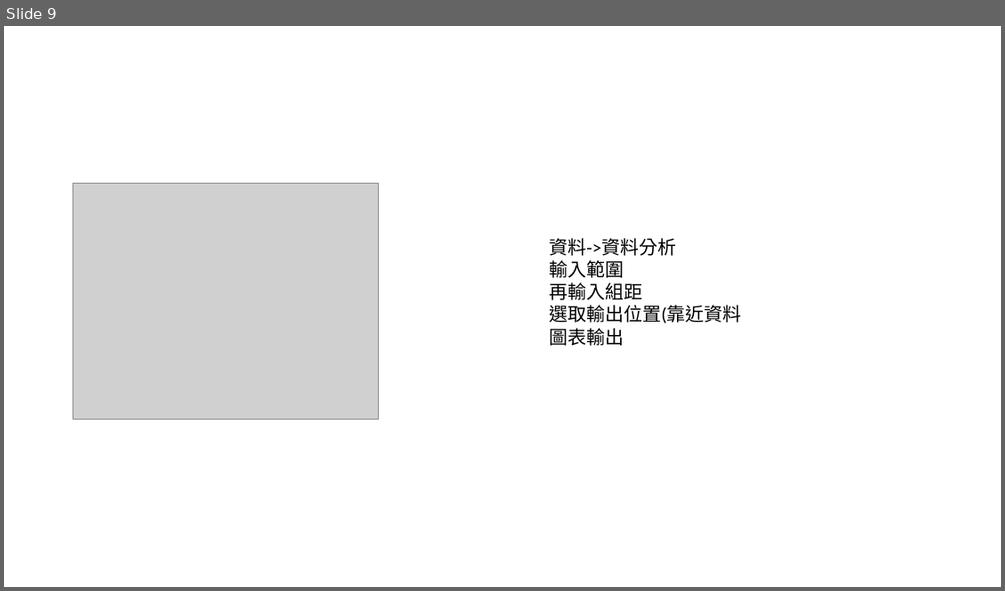
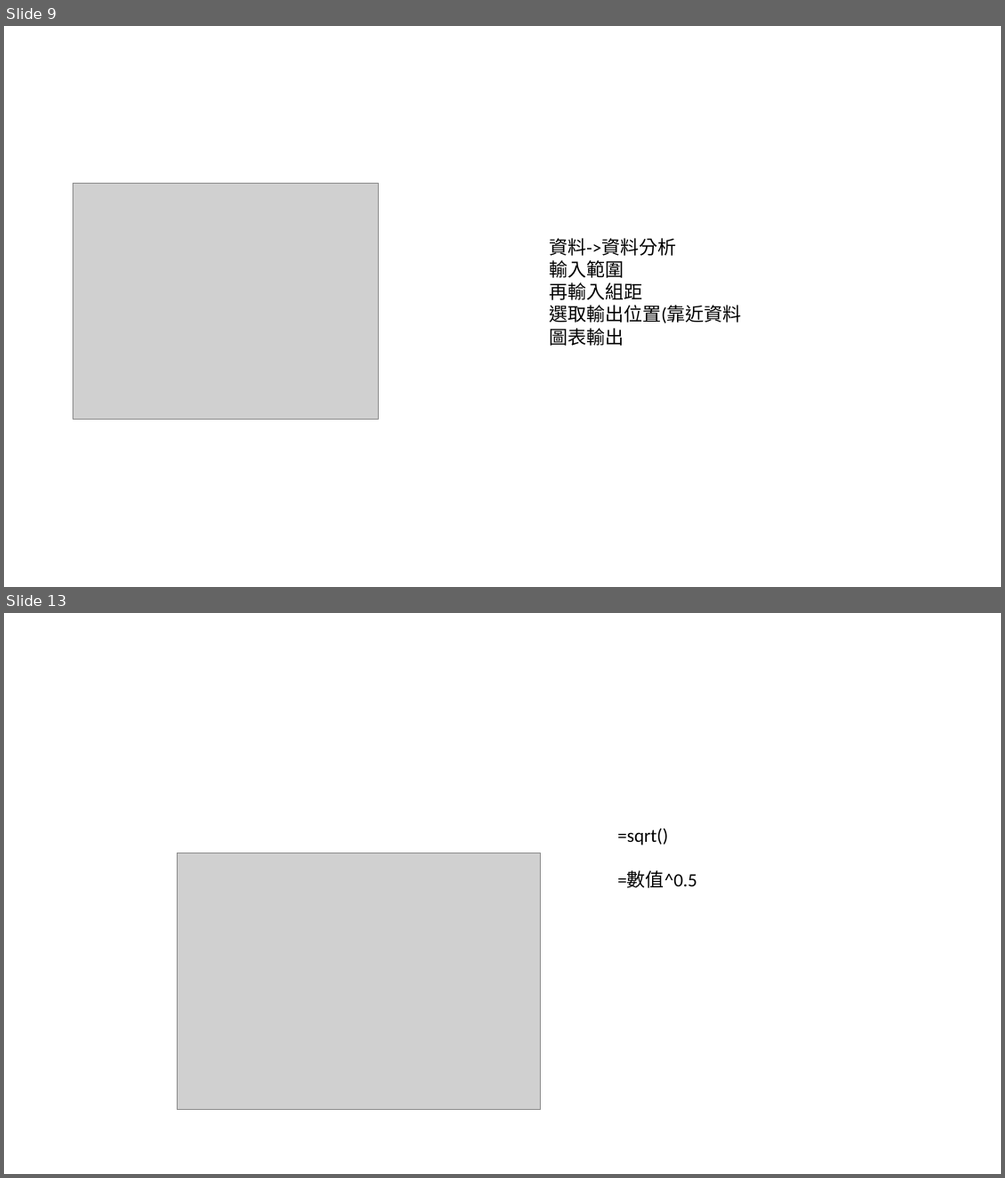
Before and after one commit to Sheng-wayne/Static-1, a slide deck: EXCEL0929.pptx. Shown one above the other, each under a label of ours: slide 9 before the commit, slides 9 and 13 after it; the slides between them are not shown. The pictures are 1005x591 and 1005x1178 pixels, drawn with LibreOffice and Linux fonts; fonts in the diff are those of the drawing; grey boxes stand for pictures. Boxes give left, top, right and bottom in pixels: in the first picture for what was removed or moved away, otherwise in the second. Text is boxed around its words. In the diff, an @@ line names an element or a change of style, - is before the commit and + after.

```diff
--- a/EXCEL0929.pptx
+++ b/EXCEL0929.pptx
@@ slide 13 added at (4, 613, 1001, 1174), background #FFFFFF @@
@@ text added at (617, 828, 696, 888), 18 pt, text #000000 @@
+=sqrt()
+=數值^0.5
@@ picture added at (178, 853, 541, 1110) @@
```
Also in this commit, not shown: 3 other slides added, 1 slide removed.
